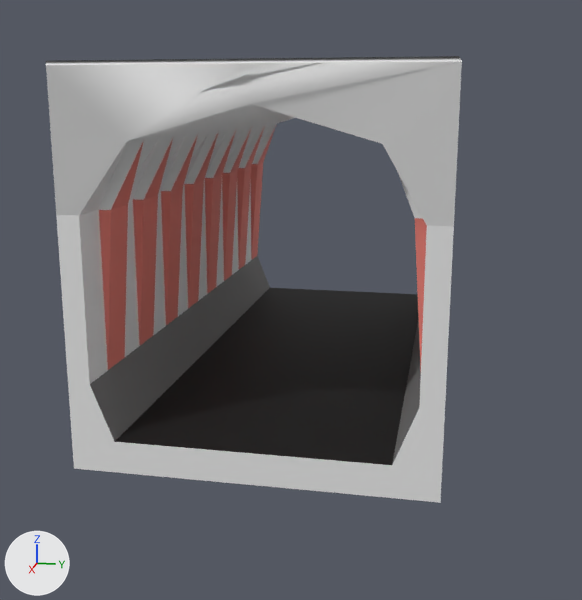
The FBX model Project/Unreal Project/GroupProject/Content/untitled.fbx as it was, and as the next commit left it.
Before and after are seen from a camera (50 mm lens) standing at (12.59, 2.18, 4.14) and looking at (0.96, -0.15, 1.24). Every picture has the same lights, and +X, +Y and +Z are marked at lower left. Where no turn or scale is listed for an object, it has been applied to the vertices. Vertices at the same position are counted once.
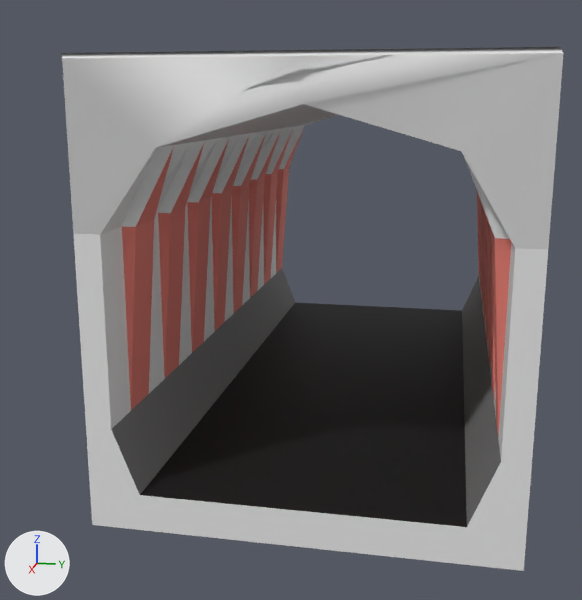
The change in detail:
Material 'Glass' (mat_glass) is new.
Its base color is (0.8, 0.8, 0.8) (white #e7e7e7).
Its roughness is 0.69.
me_cube is used by ob_cube; location (0.0, 0.0, 0.0).
me_cube had 1512 vertices, 1064 faces and spanned x -4.2..4.2, y -2.23..2.2, z -0.2..4.58.
me_cube now has 1984 vertices, 1482 faces and spans x -4.2..4.2, y -2.23..2.2, z -3.61..1.16.
me_cube part 1: a new loose piece of 1024 vertices spanning x -4.2..4.2, y -2.23..2.2, z -3.61..1.16.
me_cube part 2: 552 vertices removed from x -4.2..4.2, y -2.23..2.2, z -0.2..4.58.
me_cube now uses material mat_glass (white #e7e7e7).
Object 'Cube' (ob_cube) moves from (0.0, 0.0, 0.0) to (1.22, 0.8, 3.42).

Where the change shows, as pixel boxes (x1, y1, x2, y2) in the pictures (582 x 600 px):
'Cube', reshaped, moved (20% wider, 17% taller)
    before: (46, 56, 462, 503)
    after: (62, 47, 563, 571)
part 1 of me_cube, added
    after: (62, 47, 563, 571)
part 2 of me_cube, deleted
    before: (46, 56, 462, 503)
